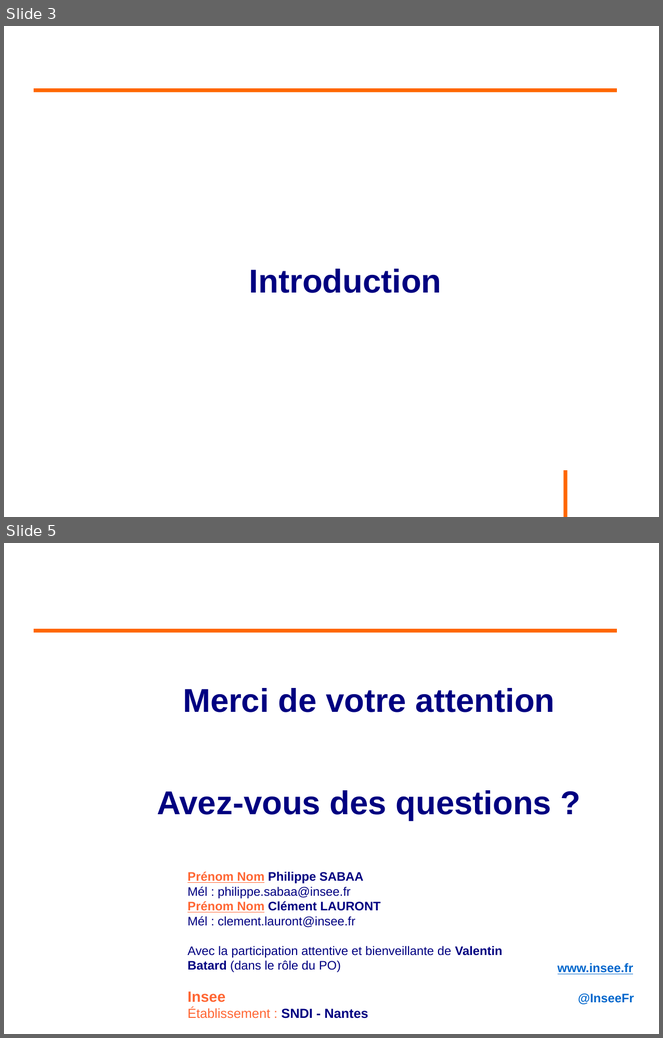
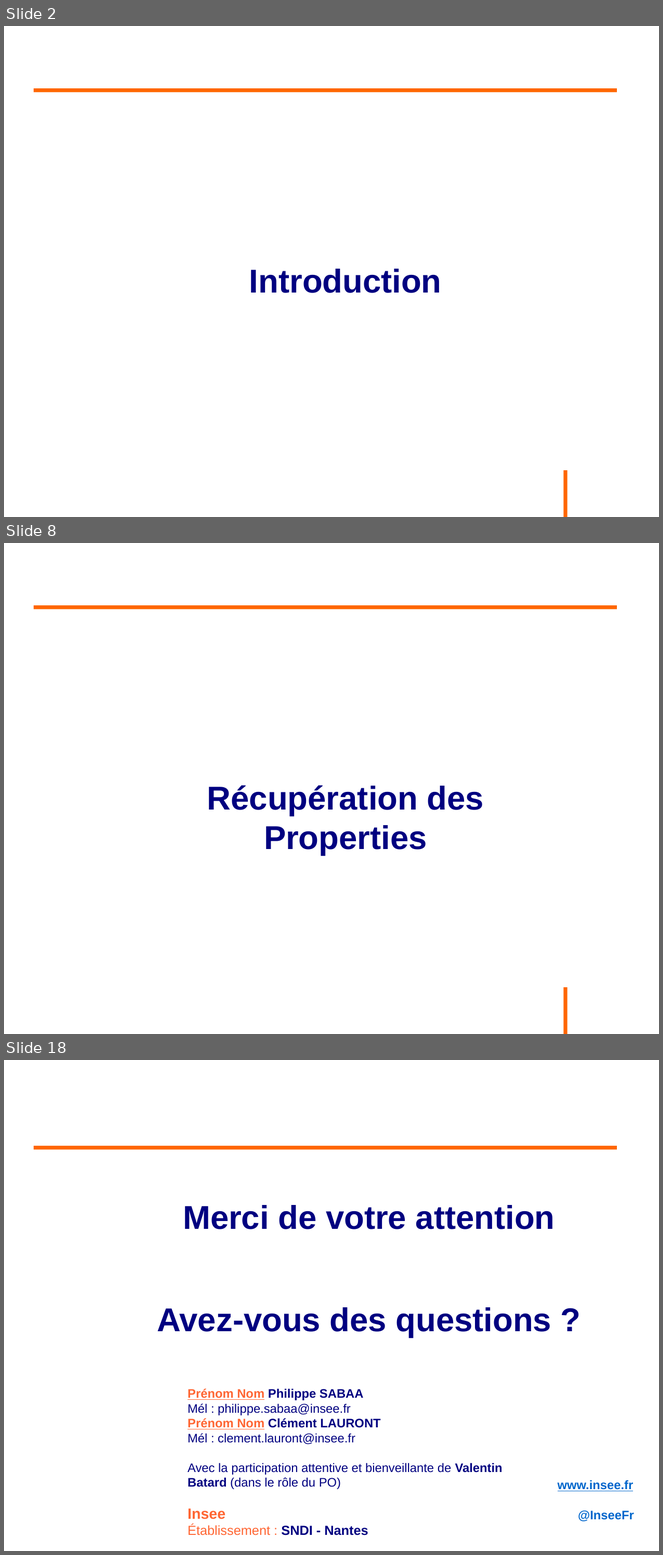
Before and after one commit to philphils/formation-spring, a slide deck: Documentation/diapo_formation_spring_property.odp. Shown one above the other, each under a label of ours: slides 3 and 5 before the commit, slides 2, 8 and 18 after it; the slides between them are not shown. The pictures are 663x1038 and 663x1555 pixels, drawn with LibreOffice and Linux fonts; fonts in the diff are those of the drawing; background and template pictures are left out. Boxes give left, top, right and bottom in pixels: in the first picture for what was removed or moved away, otherwise in the second. Text is boxed around its words. In the diff, an @@ line names an element or a change of style, - is before the commit and + after.

```diff
--- a/Documentation/diapo_formation_spring_property.odp
+++ b/Documentation/diapo_formation_spring_property.odp
@@ slide 8 added at (4, 543, 659, 1034), background #FFFFFF; not listed: 1 template element that a slide beside it also shows @@
@@ line added from (34, 607) to (618, 607), #FF6600 4.54 pt @@
@@ text added at (207, 785, 484, 856), 40 pt, text #000080, bold @@
+Récupération des Properties
@@ what was slide 3 is now slide 2 @@
@@ what was slide 5 is now slide 18 @@
```
Also in this commit, not shown: 1 slide changed, 14 other slides added, 2 slides removed.
